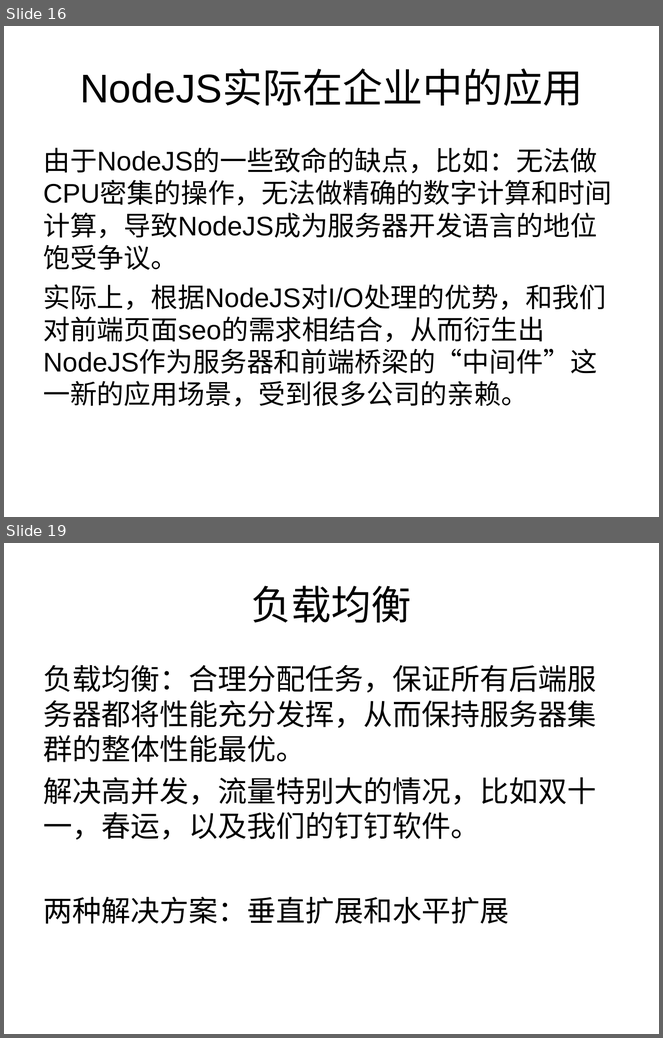
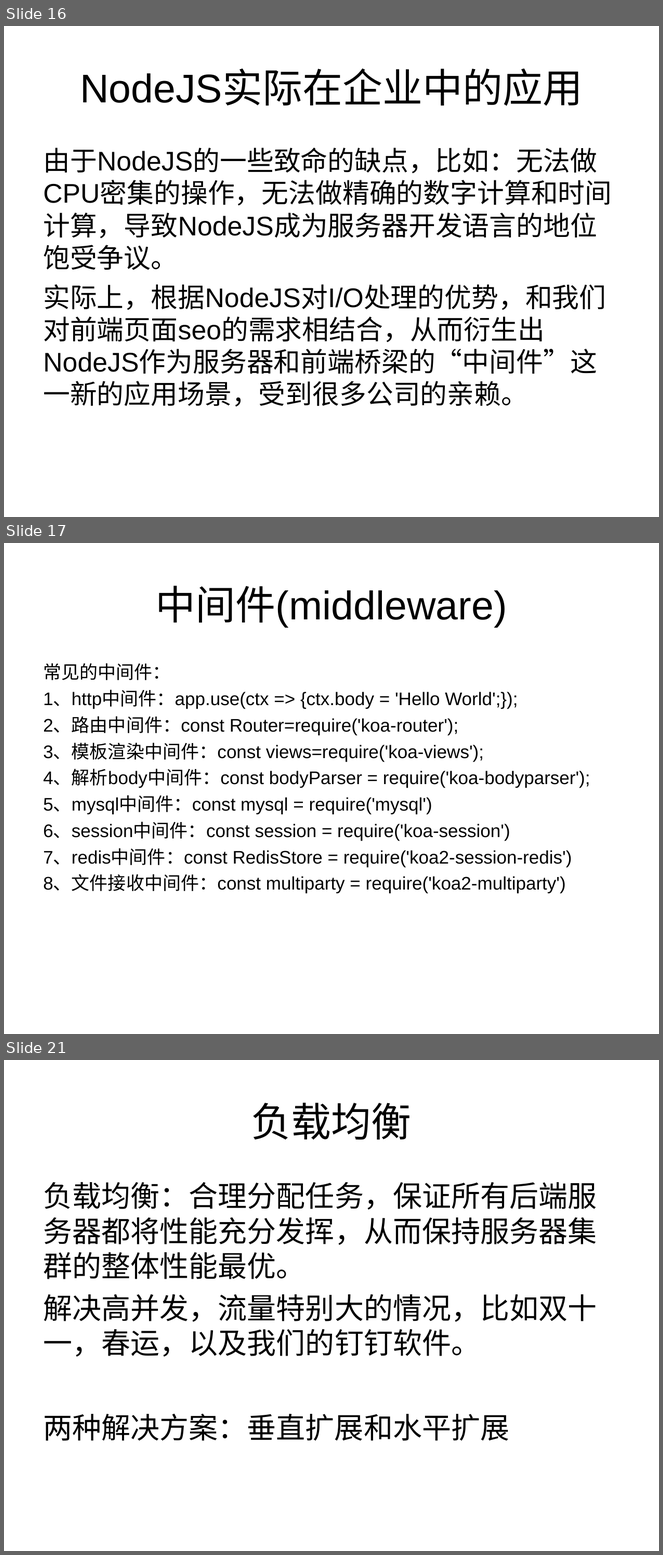
Before and after one commit to Alan055/node-koa, a slide deck: Alan-node解读.ppt. Shown one above the other, each under a label of ours: slides 16 and 19 before the commit, slides 16, 17 and 21 after it; the slides between them are not shown. The pictures are 663x1038 and 663x1555 pixels, drawn with LibreOffice and Linux fonts; fonts in the diff are those of the drawing. Boxes give left, top, right and bottom in pixels: in the first picture for what was removed or moved away, otherwise in the second. Text is boxed around its words. In the diff, an @@ line names an element or a change of style, - is before the commit and + after.

```diff
--- a/Alan-node解读.ppt
+++ b/Alan-node解读.ppt
@@ slide 17 added at bbox=[4, 543, 659, 1034], background #FFFFFF @@
@@ title added at bbox=[156, 586, 507, 628], 44 pt, text #000000 @@
+中间件(middleware)
@@ text added at bbox=[43, 663, 591, 893], 20 pt, text #000000 @@
+常见的中间件：
+1、http中间件：app.use(ctx => {ctx.body = 'Hello World';});
+2、路由中间件：const Router=require('koa-router');
+3、模板渲染中间件：const views=require('koa-views');
+4、解析body中间件：const bodyParser = require('koa-bodyparser');
+5、mysql中间件：const mysql = require('mysql')
+6、session中间件：const session = require('koa-session')
+7、redis中间件：const RedisStore = require('koa2-session-redis')
+8、文件接收中间件：const multiparty = require('koa2-multiparty')
@@ what was slide 19 is now slide 21 @@
```
Also in this commit, not shown: 1 slide changed, 2 other slides added, 1 slide removed.
